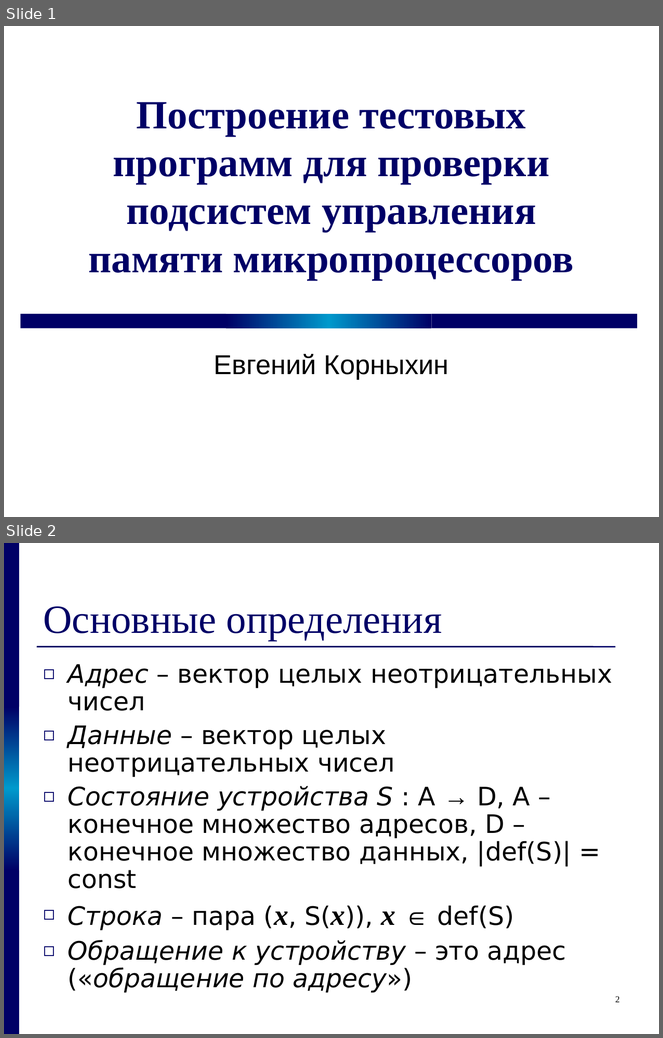
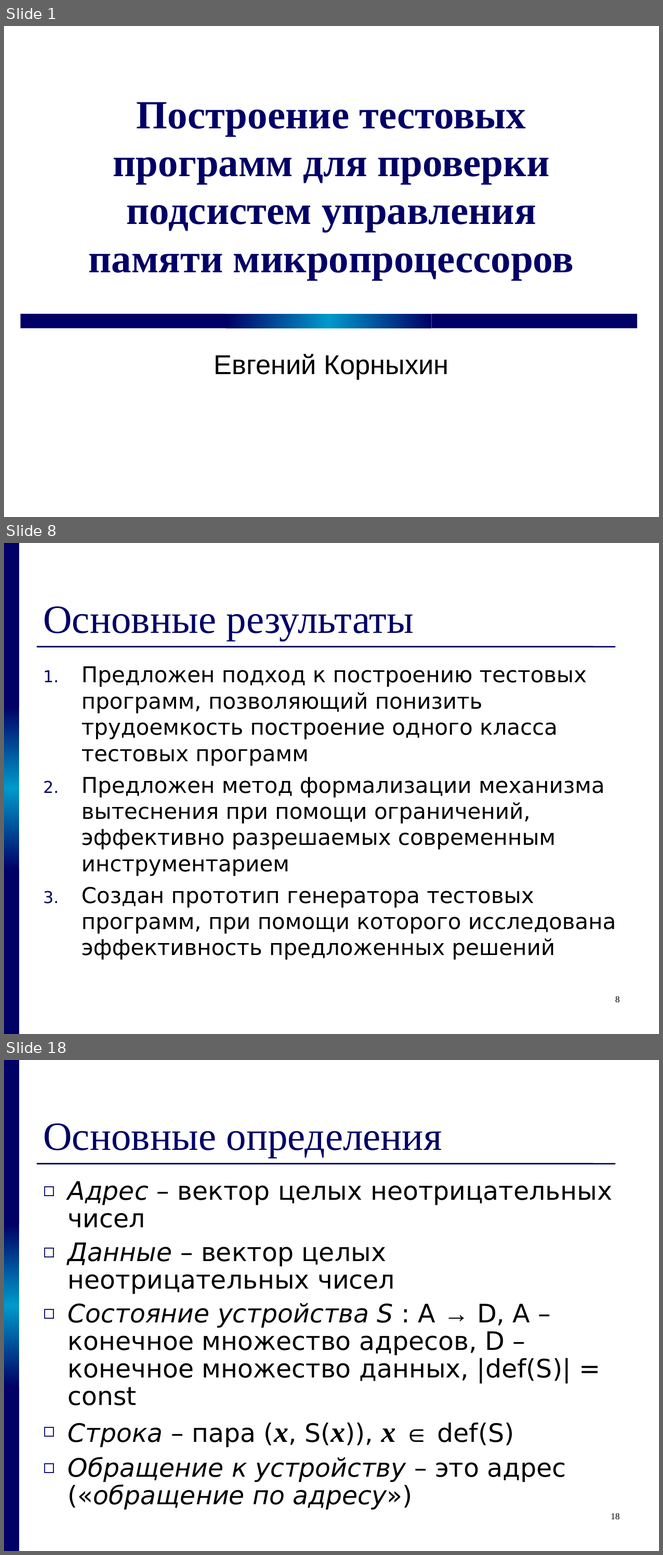
Before and after one commit to kornevgen/tesla-project, a slide deck: papers/THESIS/talks/z2611.ppt. Shown one above the other, each under a label of ours: slides 1 and 2 before the commit, slides 1, 8 and 18 after it; the slides between them are not shown. The pictures are 663x1038 and 663x1555 pixels, drawn with LibreOffice and Linux fonts; fonts in the diff are those of the drawing. Boxes give left, top, right and bottom in pixels: in the first picture for what was removed or moved away, otherwise in the second. Text is boxed around its words. In the diff, an @@ line names an element or a change of style, - is before the commit and + after.

```diff
--- a/papers/THESIS/talks/z2611.ppt
+++ b/papers/THESIS/talks/z2611.ppt
@@ slide 8 added at [4, 543, 659, 1034], background #FFFFFF; not listed: 4 template elements that a slide beside it also shows @@
@@ title added at [43, 606, 414, 641], 44 pt, text #000066 @@
+Основные результаты
@@ text added at [81, 666, 616, 960], 24 pt, text #000000 @@
+1. Предложен подход к построению тестовых программ, позволяющий понизить трудоемкость построение одного класса тестовых программ
+2. Предложен метод формализации механизма вытеснения при помощи ограничений, эффективно разрешаемых современным инструментарием
+3. Создан прототип генератора тестовых программ, при помощи которого исследована эффективность предложенных решений
@@ page number added at [616, 996, 620, 1003], 10 pt, text #000000 @@
+8
@@ what was slide 2 is now slide 18 @@
@@ page number at [611, 1513, 620, 1520]: text changed @@
-2
+18
```
Also in this commit, not shown: 1 slide changed, 16 other slides added, 3 slides removed.
